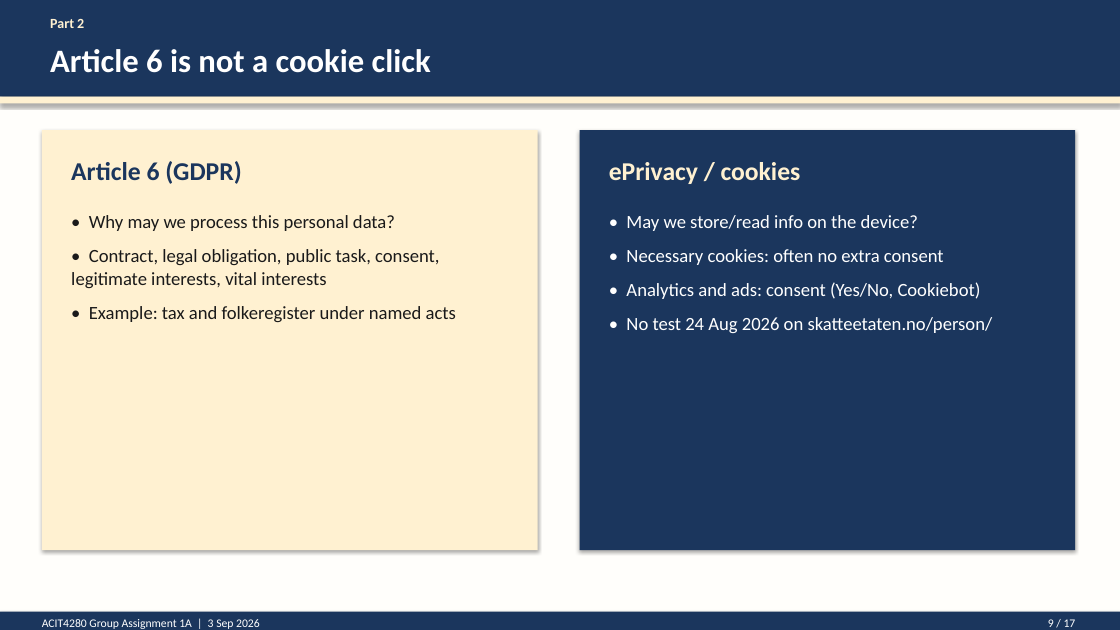
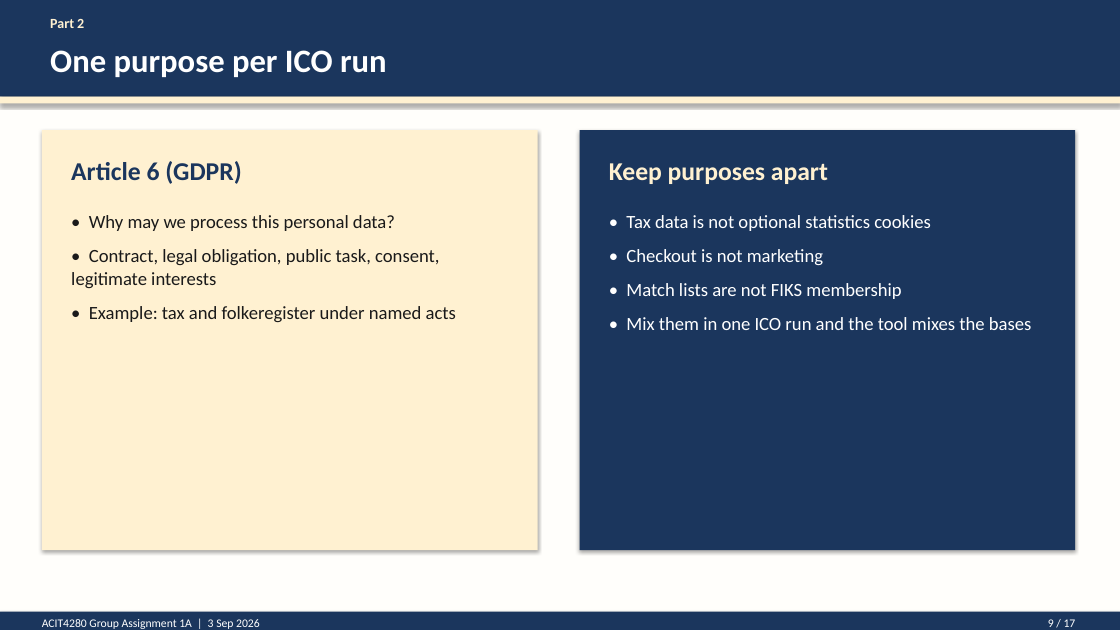
Before and after one commit to kasa031/Bacheloroppgave, a slide deck: slide 9 of ACIT4280_1A_presentation.pptx. Drawn at 1120x630 pixels with LibreOffice and Linux fonts; fonts in the diff are those of the drawing. Boxes give left, top, right and bottom in pixels: in the first picture for what was removed or moved away, otherwise in the second. Text is boxed around its words. In the diff, an @@ line names an element or a change of style, - is before the commit and + after.

```diff
--- a/ACIT4280_1A_presentation.pptx
+++ b/ACIT4280_1A_presentation.pptx
@@ text at box(50, 50, 387, 77): text changed @@
-Article 6 is not a cookie click
+One purpose per ICO run
@@ text at box(609, 163, 828, 184): text changed @@
-ePrivacy / cookies
+Keep purposes apart
@@ text at box(626, 215, 1032, 330): text changed @@
-• May we store/read info on the device?
-• Necessary cookies: often no extra consent
-• Analytics and ads: consent (Yes/No, Cookiebot)
-• No test 24 Aug 2026 on skatteetaten.no/person/
+• Tax data is not optional statistics cookies
+• Checkout is not marketing
+• Match lists are not FIKS membership
+• Mix them in one ICO run and the tool mixes the bases
@@ text at box(71, 249, 439, 288): text changed @@
-• Contract, legal obligation, public task, consent, legitimate interests, vital interests
+• Contract, legal obligation, public task, consent, legitimate interests
```
Also in this commit, not shown: 7 other slides changed, 14 other files.
